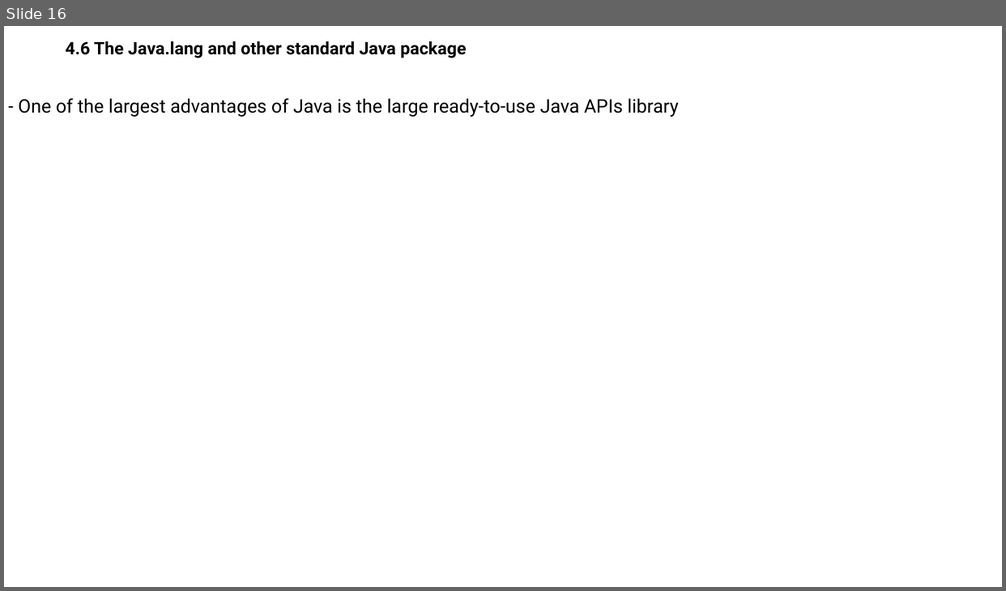
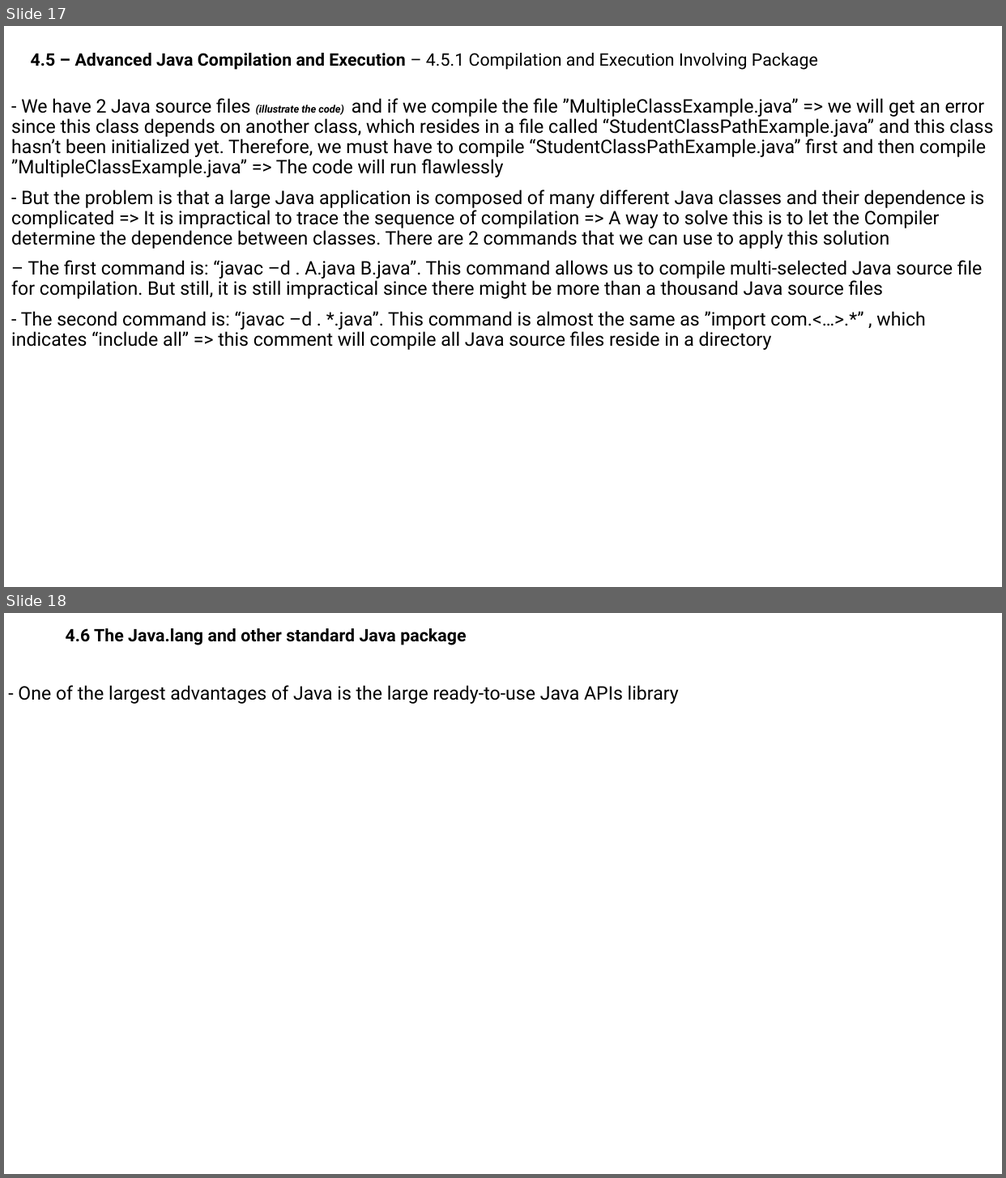
Before and after one commit to MaiDinhVinh/CS-Java, a slide deck: Java SE 8 Teaching Material/Chapter 4 - Basic Java Elements.pptx. Shown one above the other, each under a label of ours: slide 16 before the commit, slides 17 and 18 after it. The pictures are 1006x591 and 1006x1178 pixels, drawn with LibreOffice and Linux fonts; fonts in the diff are those of the drawing. Boxes give left, top, right and bottom in pixels: in the first picture for what was removed or moved away, otherwise in the second. Text is boxed around its words. In the diff, an @@ line names an element or a change of style, - is before the commit and + after.

```diff
--- a/Java SE 8 Teaching Material/Chapter 4 - Basic Java Elements.pptx
+++ b/Java SE 8 Teaching Material/Chapter 4 - Basic Java Elements.pptx
@@ slide 17 added at (4,26,1002,587), background #FFFFFF @@
@@ subtitle added at (31,53,818,70), 16.6 pt, text #000000 @@
+4.5 – Advanced Java Compilation and Execution – 4.5.1 Compilation and Execution Involving Package
@@ text added at (11,98,993,350), 18 pt, text #000000 @@
+- We have 2 Java source files (illustrate the code) and if we compile the file ”MultipleClassExample.java” => we will get an error since this class depends on another class, which resides in a file called “StudentClassPathExample.java” and this class hasn’t been initialized yet. Therefore, we must have to compile “StudentClassPathExample.java” first and then compile ”MultipleClassExample.java” => The code will run flawlessly
+- But the problem is that a large Java application is composed of many different Java classes and their dependence is complicated => It is impractical to trace the sequence of compilation => A way to solve this is to let the Compiler determine the dependence between classes. There are 2 commands that we can use to apply this solution
+– The first command is: “javac –d . A.java B.java”. This command allows us to compile multi-selected Java source file for compilation. But still, it is still impractical since there might be more than a thousand Java source files
+- The second command is: “javac –d . *.java”. This command is almost the same as ”import com.<…>.*” , which indicates “include all” => this comment will compile all Java source files reside in a directory
@@ what was slide 16 is now slide 18 @@
```
Also in this commit, not shown: 1 other slide added.
